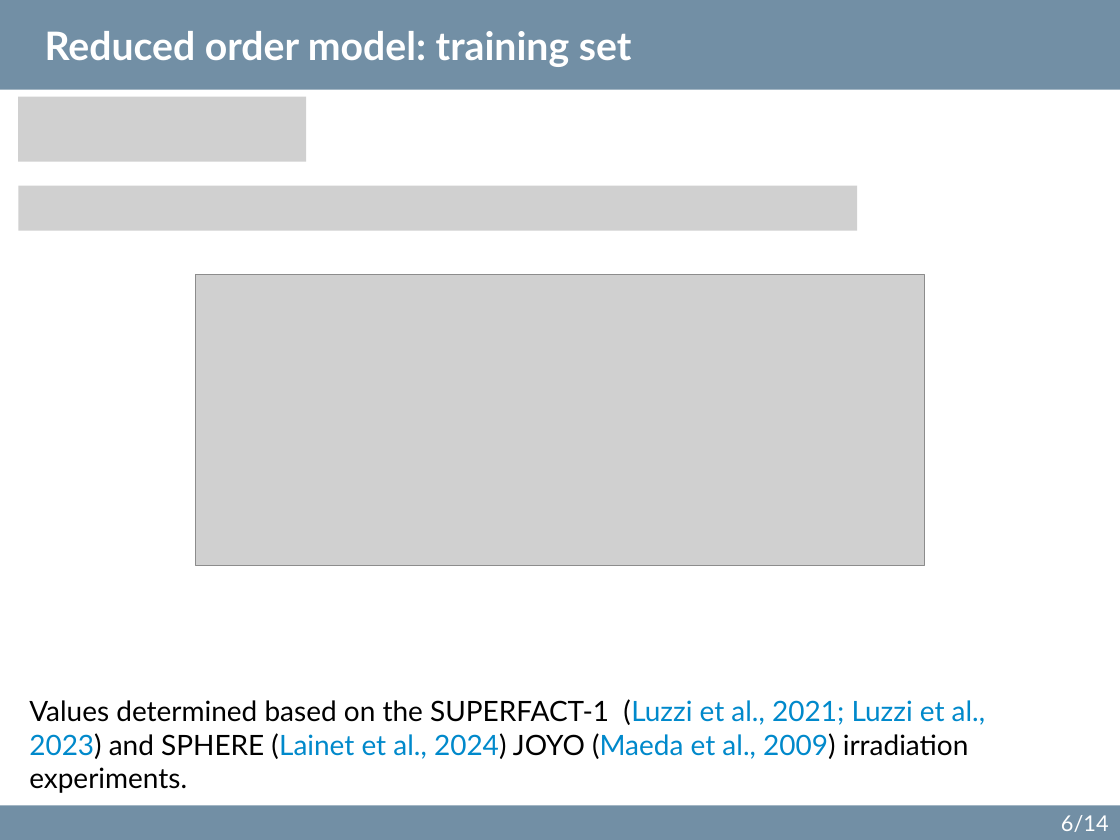
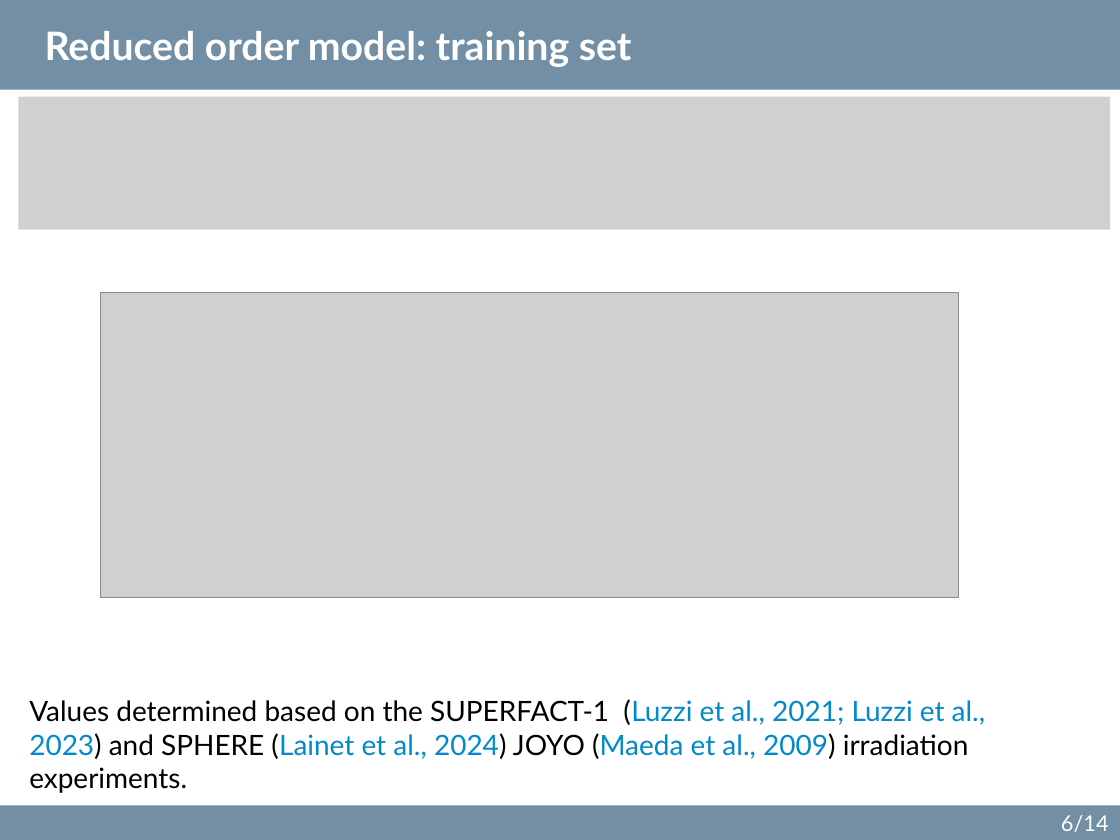
Before and after one commit to sciantix/sciantix-official, a slide deck: slide 6 of ROM updates 18 October 2024.pptx. Drawn at 1120x840 pixels with LibreOffice and Linux fonts; fonts in the diff are those of the drawing; grey boxes stand for pictures. Boxes give left, top, right and bottom in pixels: in the first picture for what was removed or moved away, otherwise in the second. Text is boxed around its words. In the diff, an @@ line names an element or a change of style, - is before the commit and + after.

```diff
--- a/ROM updates 18 October 2024.pptx
+++ b/ROM updates 18 October 2024.pptx
@@ picture removed at <box>18,96,306,161</box> @@
@@ picture added at <box>18,96,1110,230</box> @@
@@ picture removed at <box>18,186,857,231</box> @@
@@ picture: place and size @@
-picture at <box>195,274,924,566</box>
+picture at <box>101,292,959,597</box>
```
Also in this commit, not shown: 7 other slides changed, 4 slides added, 3 slides removed, 8 other files.
